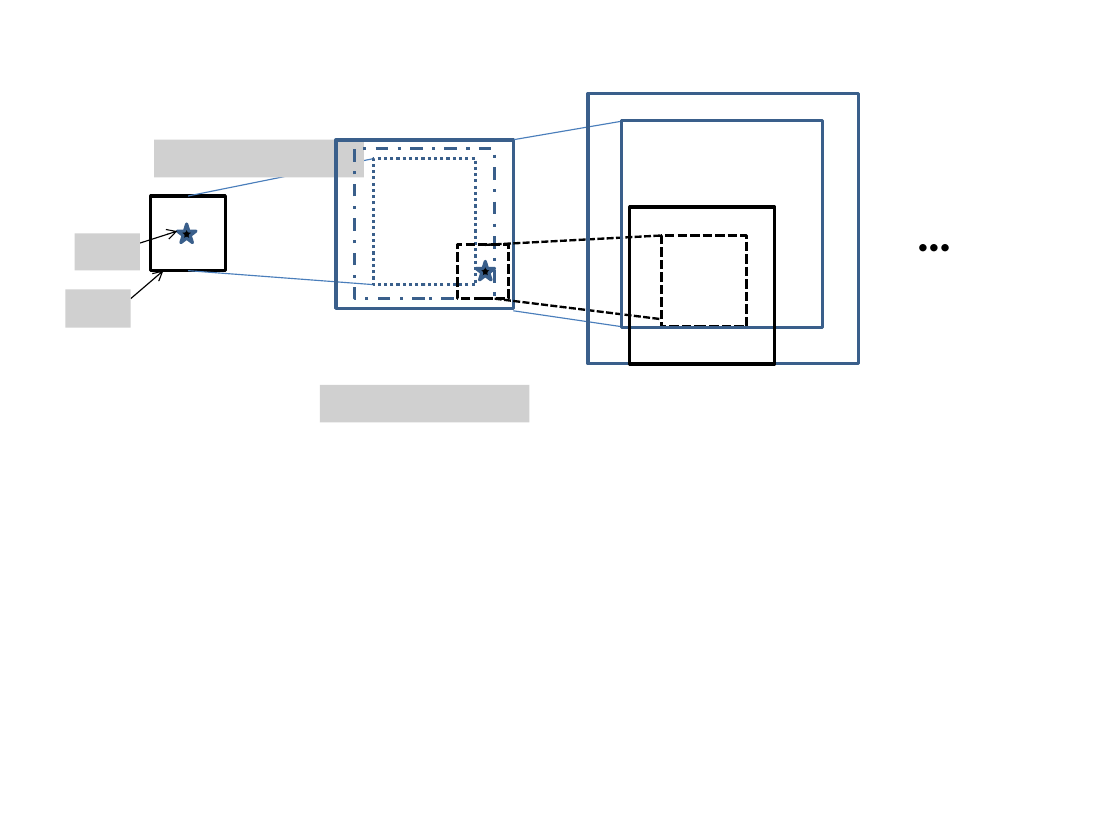
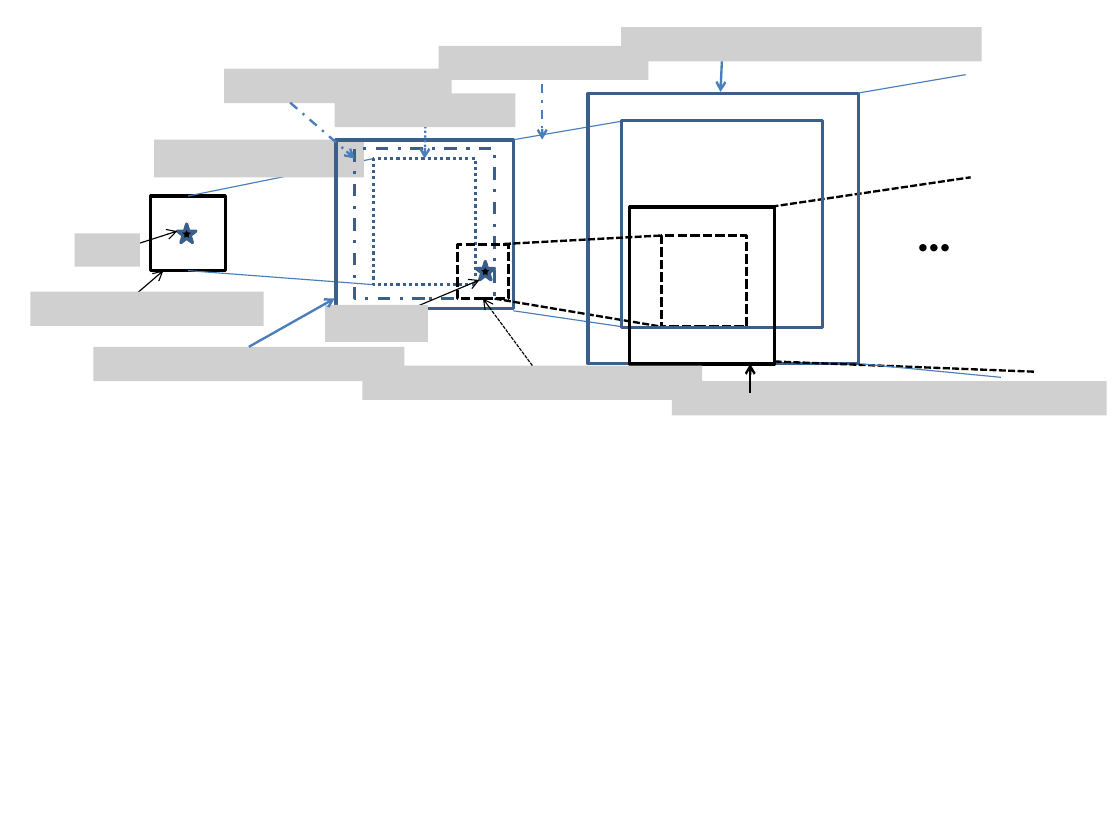
Before and after one commit to dtbinh/AnytimeCPS2015, a slide deck: slide 1 of Pubs/CDC16/Paper/figs/OverReachFigure.pptx. Drawn at 1120x840 pixels with LibreOffice and Linux fonts; fonts in the diff are those of the drawing; grey boxes stand for pictures. Boxes give left, top, right and bottom in pixels: in the first picture for what was removed or moved away, otherwise in the second. Text is boxed around its words. In the diff, an @@ line names an element or a change of style, - is before the commit and + after.

```diff
--- a/Pubs/CDC16/Paper/figs/OverReachFigure.pptx
+++ b/Pubs/CDC16/Paper/figs/OverReachFigure.pptx
@@ picture added at [622, 27, 982, 62] @@
@@ picture added at [439, 46, 648, 80] @@
@@ picture added at [224, 68, 451, 103] @@
@@ arrow added from (542, 84) to (542, 140), #4B7EBC 1.5 pt dashed @@
@@ arrow added from (722, 62) to (720, 92), #4B7EBC 1.5 pt @@
@@ line added from (859, 93) to (965, 75), #4B7EBC 0.75 pt @@
@@ arrow added from (290, 103) to (355, 159), #4B7EBC 1.5 pt dashed @@
@@ picture added at [335, 93, 515, 127] @@
@@ arrow added from (426, 121) to (424, 159), #4B7EBC 1.5 pt dashed @@
@@ line added from (772, 207) to (971, 177), #000000 1.5 pt dashed @@
@@ line moved from (485, 245) - (661, 235) to (504, 244) - (661, 235) @@
@@ picture: place and size @@
-picture at [65, 289, 130, 327]
+picture at [30, 291, 263, 326]
@@ arrow added from (249, 347) to (335, 298), #4B7EBC 1.5 pt @@
@@ arrow added from (392, 317) to (479, 280), #000000 0.75 pt @@
@@ arrow added from (532, 365) to (483, 299), #000000 0.75 pt dashed @@
@@ line moved from (495, 299) - (661, 319) to (495, 299) - (661, 327) @@
@@ picture added at [325, 305, 428, 342] @@
@@ picture added at [93, 347, 404, 382] @@
@@ picture removed at [320, 385, 530, 423] @@
@@ picture added at [363, 365, 703, 400] @@
@@ picture added at [672, 381, 1107, 416] @@
@@ arrow added from (750, 393) to (750, 364), #000000 1.5 pt @@
@@ line added from (775, 362) to (1036, 372), #000000 1.5 pt dashed @@
@@ line added from (862, 364) to (1001, 377), #4B7EBC 0.75 pt @@
```
Also in this commit, not shown: 2 other files.
